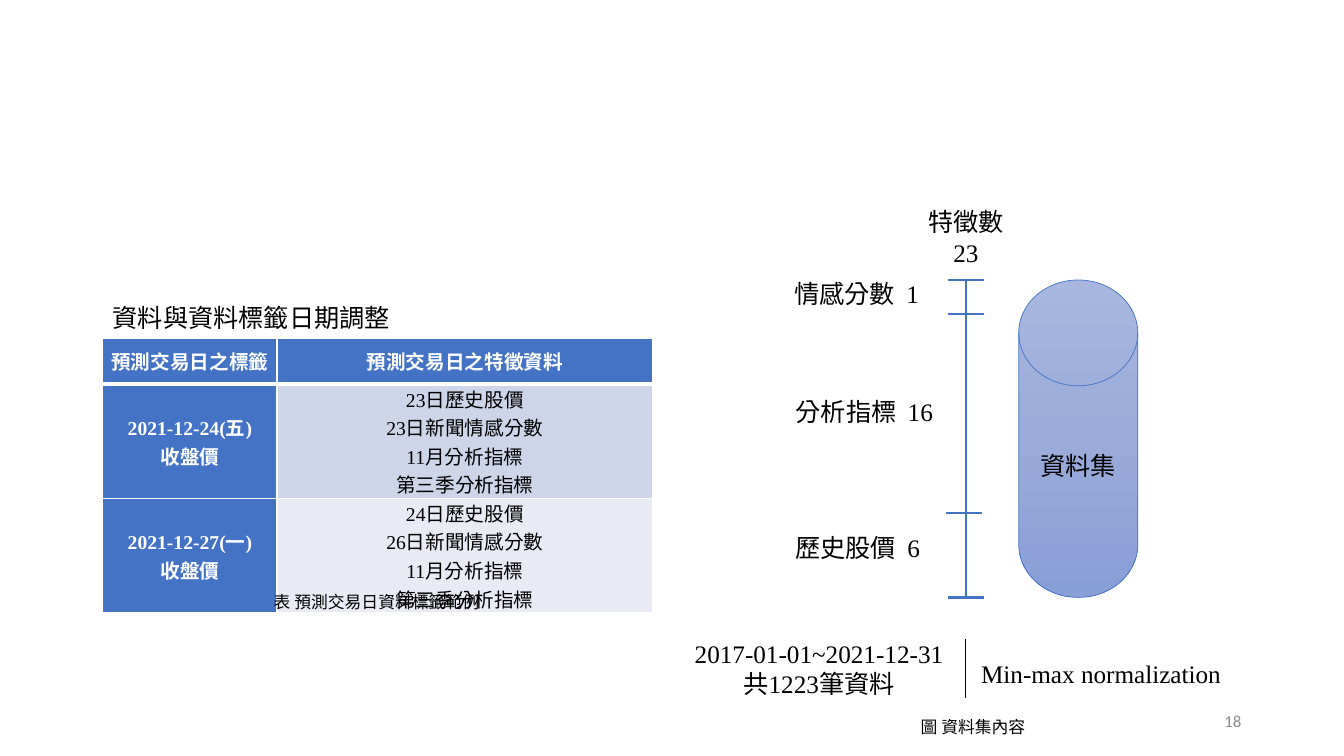
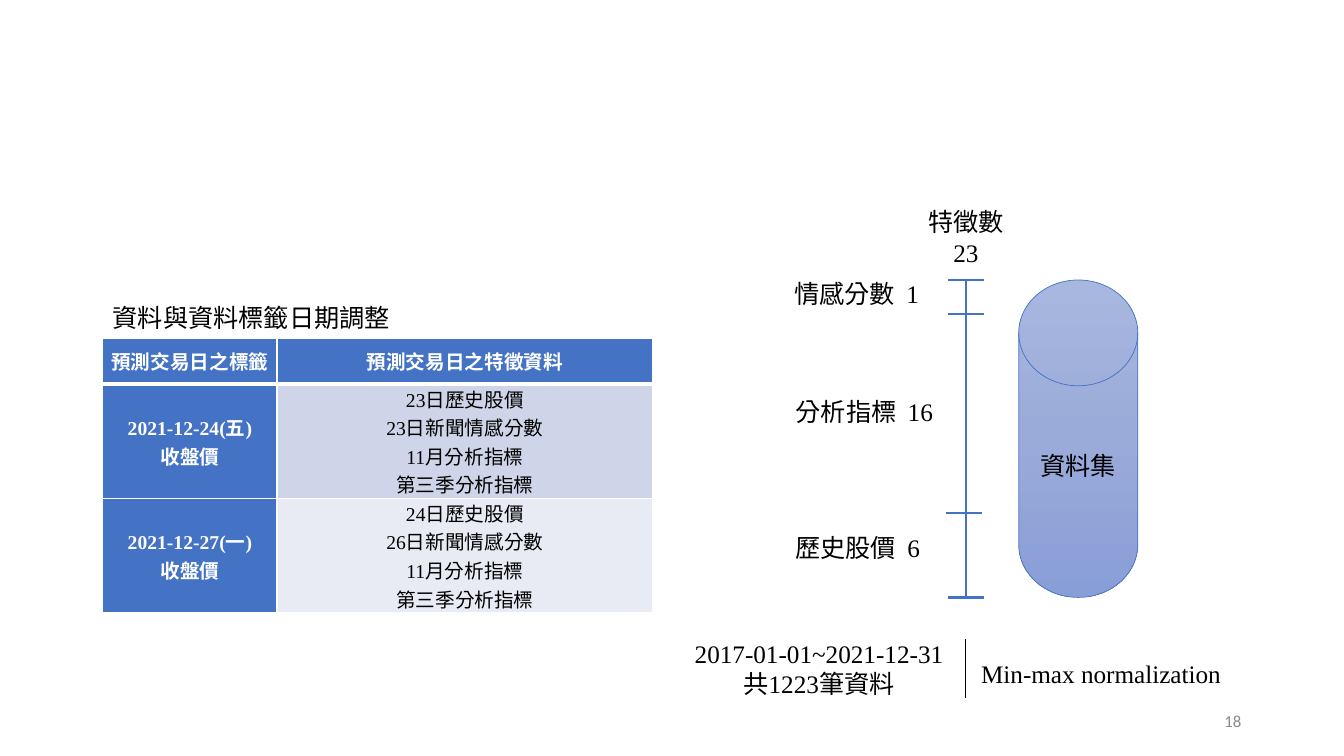
Before and after one commit to Skya-neko/StockPrediction, a slide deck: slide 18 of document/基於財經字典與分析指標的神經網路預測股價趨勢.pptx. Drawn at 1344x756 pixels with LibreOffice and Linux fonts; fonts in the diff are those of the drawing; background and template pictures are left out. Boxes give left, top, right and bottom in pixels: in the first picture for what was removed or moved away, otherwise in the second. Text is boxed around its words. In the diff, an @@ line names an element or a change of style, - is before the commit and + after.

```diff
--- a/document/基於財經字典與分析指標的神經網路預測股價趨勢.pptx
+++ b/document/基於財經字典與分析指標的神經網路預測股價趨勢.pptx
@@ text removed at (x1=274, y1=591, x2=479, y2=613) @@
-表 預測交易日資料標籤範例
@@ text removed at (x1=921, y1=719, x2=1025, y2=735) @@
-圖 資料集內容
```
Also in this commit, not shown: 23 other slides changed, 2 slides added, 1 slide removed, 7 other files.
